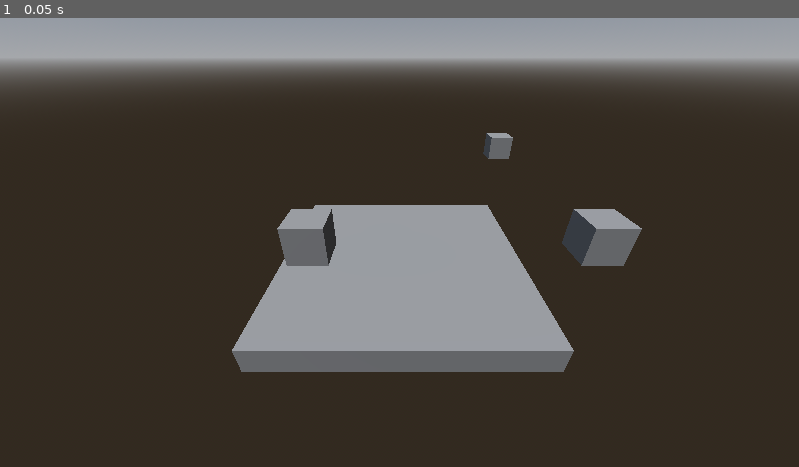
Above: before the commit, frame 1.
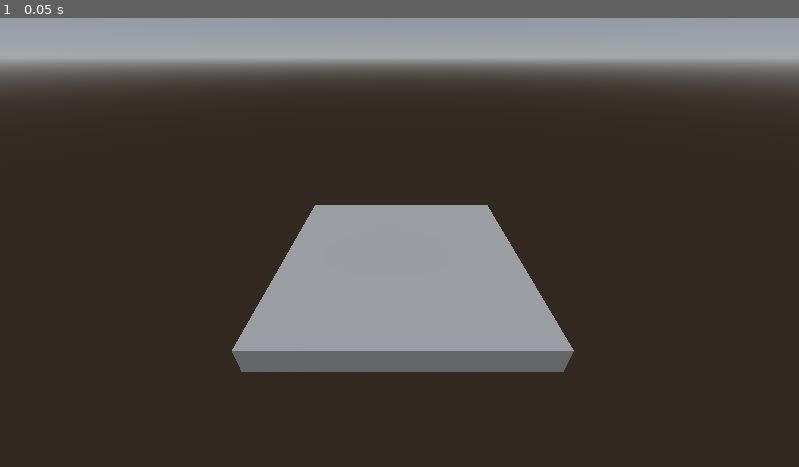
Above: after the commit, the same moment.

Repository: BitsShiftStudios/cat-the-jam
Game: Godot game, scene res://scenes/main.tscn
The game is run twice, just before and just after one commit, with the same random seed, the same clock (stepped at 60 frames per second) and the same inputs.
Inputs:
- Up to frame 1 (0.05 s): no input

The runs differ from the first frame. In frame 1, 1.9% of the frame differs, in the area x 34-81%, y 25-56%.

Commit message:
Organize falan

Diff:
--- a/scenes/Player.tscn
+++ b/scenes/Player.tscn
@@ -1,6 +1,6 @@
 [gd_scene format=3 uid="uid://fwq04t21d3fq"]
 
-[ext_resource type="Script" uid="uid://beysg11xtcsjw" path="res://scenes/PlayerController.gd" id="1_p0vlq"]
+[ext_resource type="Script" uid="uid://beysg11xtcsjw" path="res://scripts/PlayerController.gd" id="1_p0vlq"]
 
 [sub_resource type="CapsuleShape3D" id="CapsuleShape3D_5q5h1"]
 
@@ -17,7 +17,6 @@
 [node name="Node3D" type="Node3D" unique_id=1901470865]
 
 [node name="Player" type="CharacterBody3D" parent="." unique_id=2125130089]
-transform = Transform3D(1, 0, 0, 0, 1, 0, 0, 0, 1, 0, 4.809, 0)
 script = ExtResource("1_p0vlq")
 
 [node name="CollisionShape3D" type="CollisionShape3D" parent="Player" unique_id=1540903715]
@@ -27,7 +26,7 @@
 mesh = SubResource("CapsuleMesh_p0vlq")
 
 [node name="Camera3D" type="Camera3D" parent="Player" unique_id=1059152515]
-transform = Transform3D(1, 0, 0, 0, 1, 0, 0, 0, 1, 5.4912004e-08, 1.4815626, 4.101383)
+transform = Transform3D(1, 0, 0, 0, 1, 0, 0, 0, 1, 5.4912004e-08, 0.7171643, -0.42645365)
 
 [node name="MultiplayerSynchronizer" type="MultiplayerSynchronizer" parent="Player" unique_id=467881602]
 root_path = NodePath("../..")
--- a/scenes/main.tscn
+++ b/scenes/main.tscn
@@ -1,8 +1,6 @@
 [gd_scene format=3 uid="uid://d2dd25ag2mfww"]
 
-[ext_resource type="Script" uid="uid://dwpg1kiwcldwx" path="res://NetworkManager.gd" id="1_ig7tw"]
-
-[sub_resource type="BoxMesh" id="BoxMesh_o5qli"]
+[ext_resource type="Script" uid="uid://dwpg1kiwcldwx" path="res://scripts/NetworkManager.gd" id="1_ig7tw"]
 
 [sub_resource type="ProceduralSkyMaterial" id="ProceduralSkyMaterial_0wfyh"]
 
@@ -15,6 +13,8 @@
 ambient_light_source = 3
 ambient_light_color = Color(0.7107411, 0.71074116, 0.7107411, 1)
 
+[sub_resource type="BoxMesh" id="BoxMesh_o5qli"]
+
 [sub_resource type="BoxShape3D" id="BoxShape3D_o5qli"]
 
 [node name="Node" type="Node" unique_id=1621457691]
@@ -23,27 +23,6 @@
 [node name="MultiplayerSpawner" type="MultiplayerSpawner" parent="." unique_id=131513011]
 _spawnable_scenes = PackedStringArray("uid://fwq04t21d3fq")
 spawn_path = NodePath("..")
-
-[node name="Cube2" type="StaticBody3D" parent="." unique_id=2117207972]
-transform = Transform3D(1, 0, 0, 0, 1, 0, 0, 0, 1, 4.7188053, 0, -1.1465113)
-
-[node name="MeshInstance3D" type="MeshInstance3D" parent="Cube2" unique_id=1954301274]
-transform = Transform3D(1, 0, 0, 0, 1, 0, 0, 0, 1, 0, 1.0065837, -2.8188815)
-mesh = SubResource("BoxMesh_o5qli")
-
-[node name="Cube3" type="StaticBody3D" parent="." unique_id=591276001]
-transform = Transform3D(1, 0, 0, 0, 1, 0, 0, 0, 1, 4.7188053, 0, 7.46834)
-
-[node name="MeshInstance3D" type="MeshInstance3D" parent="Cube3" unique_id=1950644330]
-transform = Transform3D(1, 0, 0, 0, 1, 0, 0, 0, 1, 0, 1.0065837, -2.8188815)
-mesh = SubResource("BoxMesh_o5qli")
-
-[node name="Cube4" type="StaticBody3D" parent="." unique_id=1186699241]
-transform = Transform3D(1, 0, 0, 0, 1, 0, 0, 0, 1, -2.2766252, 0, 7.46834)
-
-[node name="MeshInstance3D" type="MeshInstance3D" parent="Cube4" unique_id=1489717432]
-transform = Transform3D(1, 0, 0, 0, 1, 0, 0, 0, 1, 0, 1.0065837, -2.8188815)
-mesh = SubResource("BoxMesh_o5qli")
 
 [node name="DirectionalLight3D" type="DirectionalLight3D" parent="." unique_id=1698718137]
 transform = Transform3D(1, 0, 0, 0, 0.32908088, 0.9443017, 0, -0.9443017, 0.32908088, 0, 4.2523947, 1.4819224)
--- a/NetworkManager.gd
+++ b/scripts/NetworkManager.gd
@@ -7,6 +7,7 @@
 
 func _ready():
 	if OS.get_cmdline_args().has("--server"):
+		get_window().title = "Server"
 		start_server()
 	else:
 		start_client()
Renamed: NetworkManager.gd.uid -> scripts/NetworkManager.gd.uid
Renamed: scenes/PlayerController.gd -> scripts/PlayerController.gd
Renamed: scenes/PlayerController.gd.uid -> scripts/PlayerController.gd.uid
